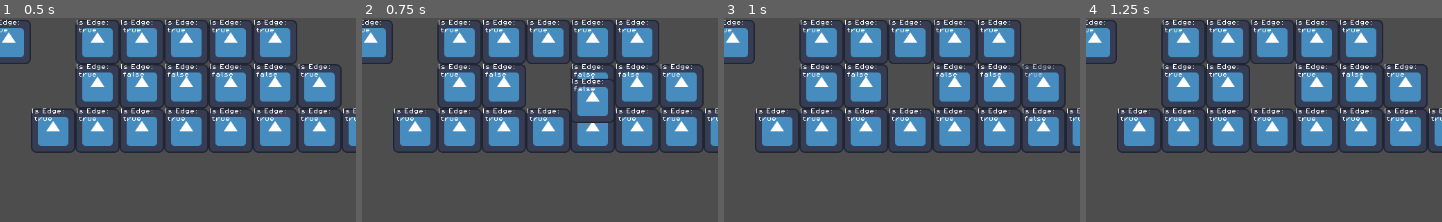
Above: before the commit, frames 1-4 (left to right).
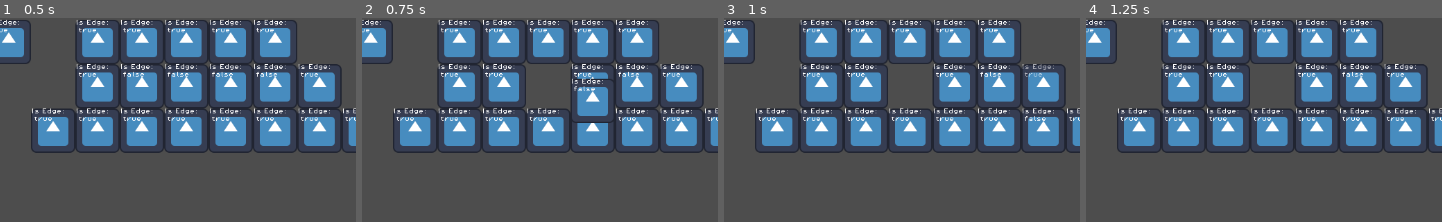
Above: after the commit, the same moments.

Repository: inbesea/godotTilePractice
Game: Godot game, scene res://scenes/game.tscn
The game is run twice, just before and just after one commit, with the same random seed, the same clock (stepped at 60 frames per second) and the same inputs. The engine's default icon, where the game draws it, is replaced by a stand-in: a white triangle on a blue panel in a dark square.
Inputs (mouse positions are % of the whole screen's width and height, from its top left):
- Up to frame 1 (0.5 s): no input
- Up to frame 2 (0.75 s): tap Enter at 0.5 s; drag from (53, 40) to (72, 50) at 0.52 s
- Up to frame 3 (1 s): no input
- Up to frame 4 (1.25 s): no input
The pictures show only the part of the screen within x 27-77%, y 23-73%; the shares and areas given below are measured in that part.

Frame 1 is identical in both runs. In frame 2, 0.1% of the frame differs, in the area x 34-66%, y 26-29%; in frame 3, 0.1%; in frame 4, nothing differs.

Commit message:
Adds logic to set surrounding tile's edge status on pickup action

Diff:
--- a/scripts/base_tile_class.gd
+++ b/scripts/base_tile_class.gd
@@ -39,18 +39,15 @@
 	position = new_position
 
 func _on_area_2d_input_event(viewport, event, shape_idx):
-	#print(ship.get_cell_source_id(position))
-	#print(position," Surrounding cells : ",ship.get_surrounding_cells(position))
-	#print("Cell Data: ",ship.get_cell_tile_data(position))
-	#print("Cell SourceID: ",ship.get_cell_source_id(position))
 
-	if event.is_action_pressed("click"):
+	if event.is_action_pressed("click"): # Pickup
 		held = true
 		z_index = 5
 		createIndicator()
+		self_pickup()
 		print(ship.get_tile(get_global_mouse_position()))
 
-	if event.is_action_released("click"):
+	if event.is_action_released("click"): # Released
 		if(held == false):
 			print("dropped dragged on a tile!")
 		else:
@@ -75,38 +72,45 @@
 		update_index()
 		update_neighbors()
 
+func self_pickup():
+	var side_inices:Array[Vector2i] = ship.get_surrounding_cells(index)
+	if east != null :
+		east.west = null # Remove ourselves from old
+		east.update_isEdge() # Update old tile's edge status
+
+	if south != null :
+		south.north = null
+		south.update_isEdge()
+
+	if west != null :
+		west.east = null
+		west.update_isEdge()
+
+	if north != null :
+		north.south = null
+		north.update_isEdge()
+
+
 ## Creates references to the neighbors.
 func update_neighbors():
 	# Get indices around self and set each side to the tile there, nulling out self from the previous
 	# tile neighbors.
 	var side_inices:Array[Vector2i] = ship.get_surrounding_cells(index)
-	if east != null :
-		east.west = null # Remove ourselves from old
-		east.update_isEdge() # Update old tile's edge status
 	east = ship.get_tile_from_indices(side_inices[0]) # try to get new tile
 	if east != null : # Update new tile with neighbor info.
 		east.west = self
 		east.update_isEdge()
 
-	if south != null :
-		south.north = null
-		south.update_isEdge()
 	south = ship.get_tile_from_indices(side_inices[1])
 	if south != null :
 		south.north = self
 		south.update_isEdge()
 
-	if west != null :
-		west.east = null
-		west.update_isEdge()
 	west = ship.get_tile_from_indices(side_inices[2])
 	if west != null :
 		west.east = self
 		west.update_isEdge()
 
-	if north != null :
-		north.south = null
-		north.update_isEdge()
 	north = ship.get_tile_from_indices(side_inices[3])
 	if north != null :
 		north.south = self
